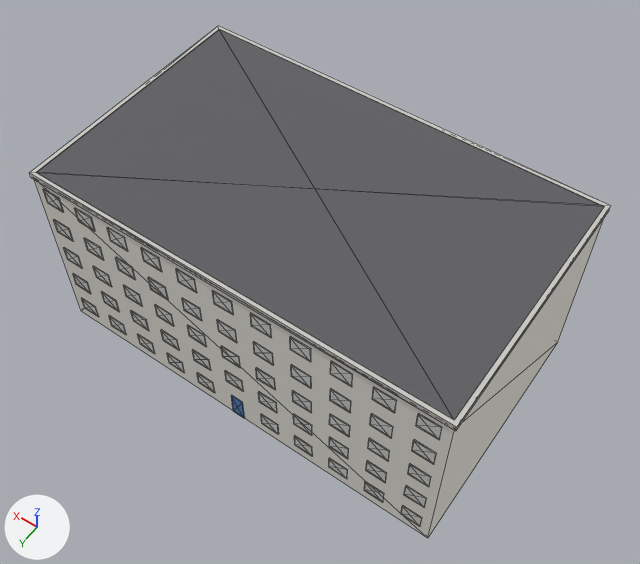
Two versions of the glTF model modules/assets/internal/models/context/context.office_5.glb, one commit apart.
Rendered twice from a camera (50 mm lens) standing at (-22.0, 30.4, 53.3) and looking at (-0.8, 0.6, 6.5). Lighting does not change. The marker at lower left points along +X, +Y and +Z. The picture after the commit comes second. Mesh edges are drawn as thin lines.

In view in the first picture: 'openings__glass', 'roof__concrete', 'roof__roof_felt', 'walls__render' and 1 more.
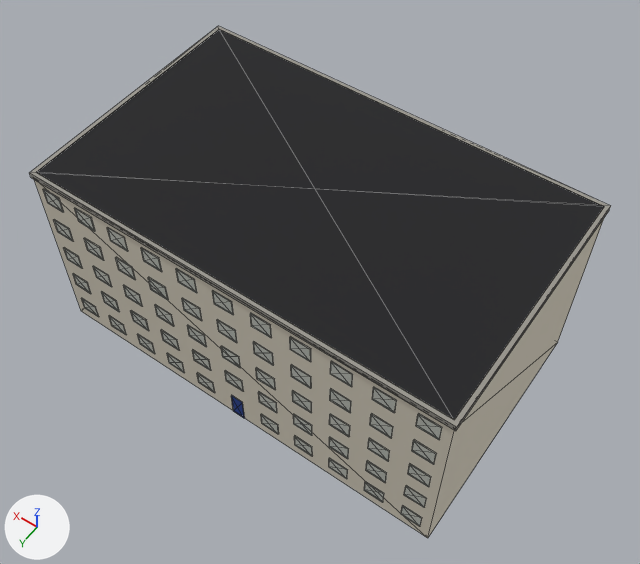
Changed parts and their boxes [x1, y1, x2, y2] in the pictures (640 x 564 px):
'roof__roof_felt', recoloured (dark grey to black)
    both: [37, 30, 604, 419]
'walls__render', recoloured (white to pale yellow)
    both: [34, 180, 604, 538]
'roof__concrete', recoloured
    both: [29, 26, 611, 431]

Edits to the bpy script that builds the scene:
```text
Change mat_concrete:
    mat_concrete.base_color: (0.6, 0.59, 0.56) -> (0.319, 0.307, 0.274)  # light grey #cbcac5 -> grey #99968f
Change mat_roof_felt:
    mat_roof_felt.base_color: (0.12, 0.12, 0.13) -> (0.0134, 0.0134, 0.0153)  # dark grey #616165 -> black #1f1f21
Change mat_render:
    mat_render.base_color: (0.88, 0.85, 0.78) -> (0.748, 0.692, 0.571)  # white #f1ede5 -> pale yellow #e0d9c7
```
